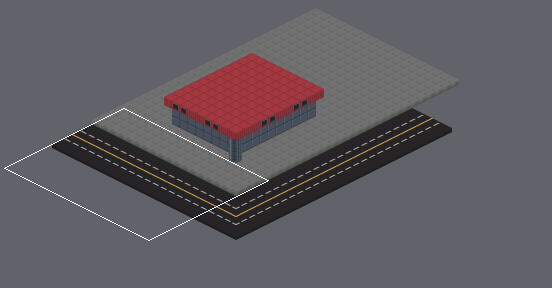
Tiled map -- data/tiled/level1.tmx. The first picture is a wide view before the edit; the outline marks the close-up.
Close-up. The starting point:
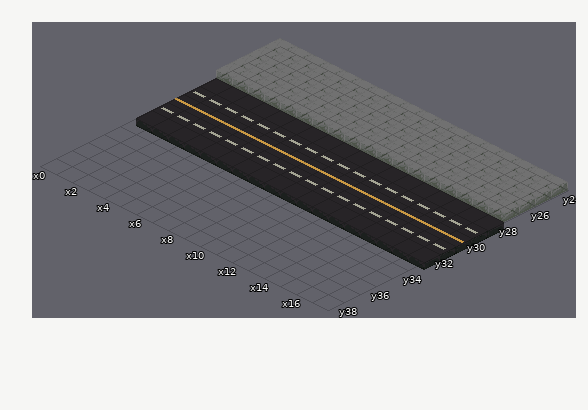
Cells are 32x16 px. Isometric: x runs down to the right, y down to the left. Shown: x 0..17, y 24..38. The commit also changed other parts of the map, which this record leaves out.
Now the later version:
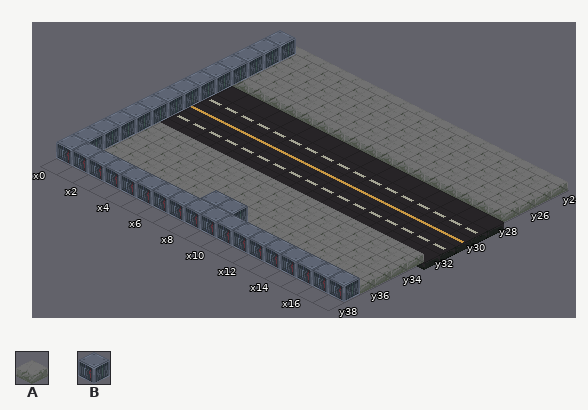
Key: from "cyberstreets": A 18, B 37.
_ is an empty cell.
What changed:
Layer "ground":
Tile A is added in rows 33 to 35 at x 0 to 17; in row 36 at x 1 to 17.
Layer "1f":
Tile B is added in rows 24 to 35 at x 0; in row 36 at x 0 and 8 to 9; in row 37 at x 0 to 17.
